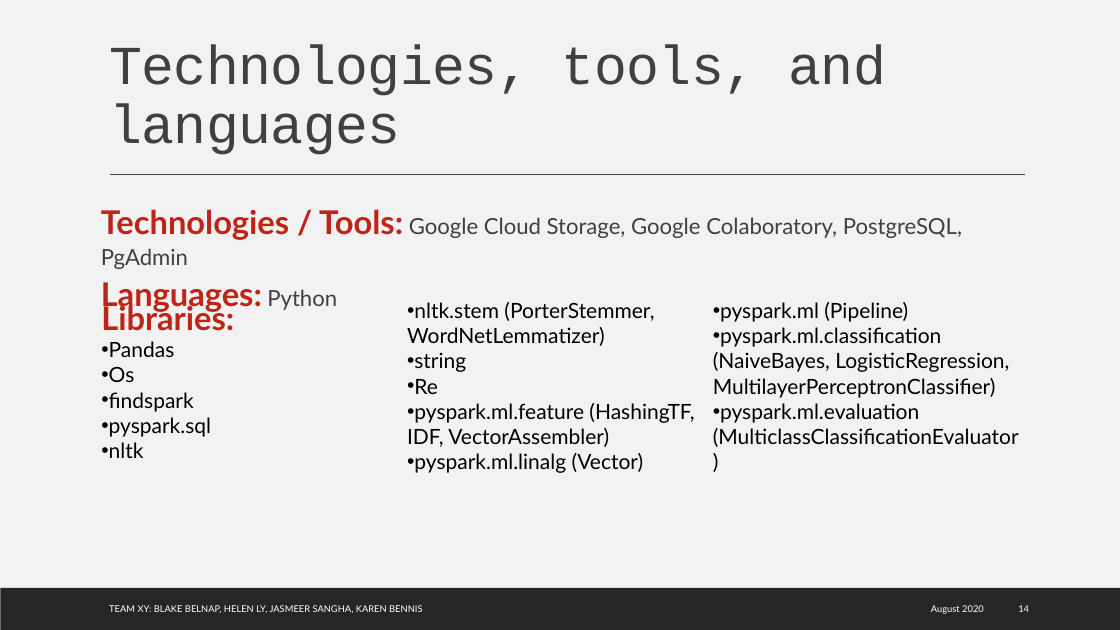
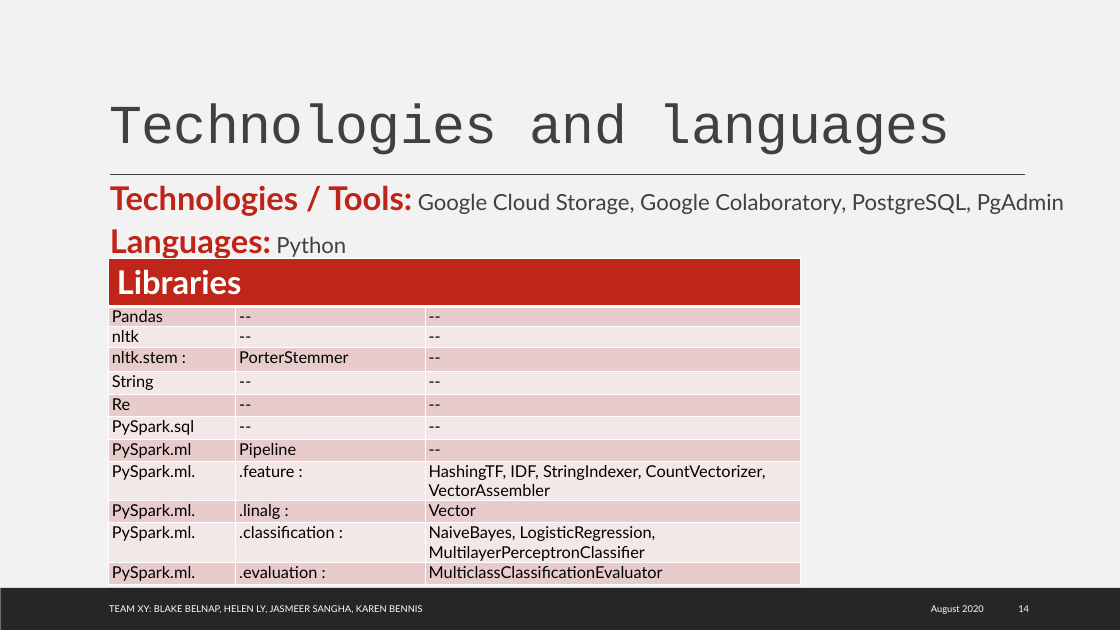
Before and after one commit to karenbennis/Xy, a slide deck: slide 14 of Team Xy Presentation.pptx. Drawn at 1120x630 pixels with LibreOffice and Linux fonts; fonts in the diff are those of the drawing; background and template pictures are left out. Boxes give left, top, right and bottom in pixels: in the first picture for what was removed or moved away, otherwise in the second. Text is boxed around its words. In the diff, an @@ line names an element or a change of style, - is before the commit and + after.

```diff
--- a/Team Xy Presentation.pptx
+++ b/Team Xy Presentation.pptx
@@ title at <box>109,104,951,155</box>: text changed @@
-Technologies, tools, and languages
+Technologies and languages
@@ text "Technologies / Tools: Google Cloud ..." rewrapped from <box>101,209,962,313</box> to <box>110,185,1064,260</box> @@
@@ table added at <box>108,259,801,586</box>, 12 rows, 3 columns @@
+Libraries |  | 
+Pandas | -- | --
+nltk | -- | --
+nltk.stem : | PorterStemmer | --
+String | -- | --
+Re | -- | --
+PySpark.sql | -- | --
+PySpark.ml | Pipeline | --
+PySpark.ml. | .feature : | HashingTF, IDF, StringIndexer, CountVectorizer, VectorAssembler
+PySpark.ml. | .linalg : | Vector
+PySpark.ml. | .classification : | NaiveBayes, LogisticRegression, MultilayerPerceptronClassifier
+PySpark.ml. | .evaluation : | MulticlassClassificationEvaluator
@@ text removed at <box>101,301,1019,473</box> @@
-Libraries:
-• Pandas
-• Os
-• findspark
-• pyspark.sql
-• nltk
-• nltk.stem (PorterStemmer, WordNetLemmatizer)
-• string
-• Re
-• pyspark.ml.feature (HashingTF, IDF, VectorAssembler)
-• pyspark.ml.linalg (Vector)
-• pyspark.ml (Pipeline)
-• pyspark.ml.classification (NaiveBayes, LogisticRegression, MultilayerPerceptronClassifier)
-• pyspark.ml.evaluation (MulticlassClassificationEvaluator)
```
Also in this commit, not shown: 6 other slides changed, 1 other file.
